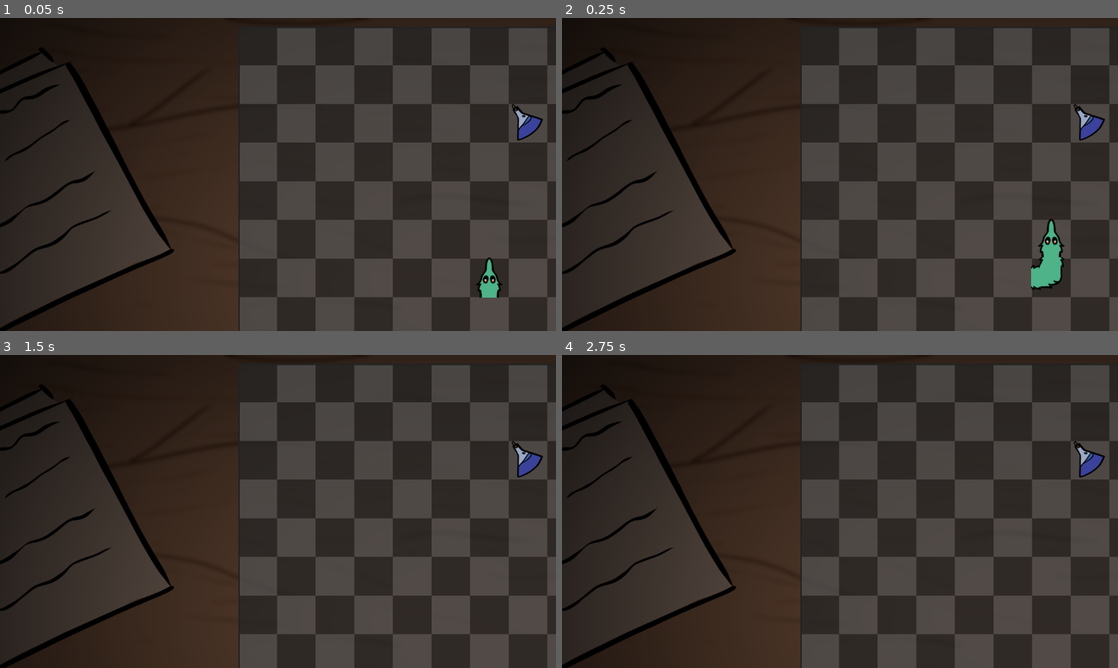
Above: before the commit, frames 1-4 (two rows, left to right).
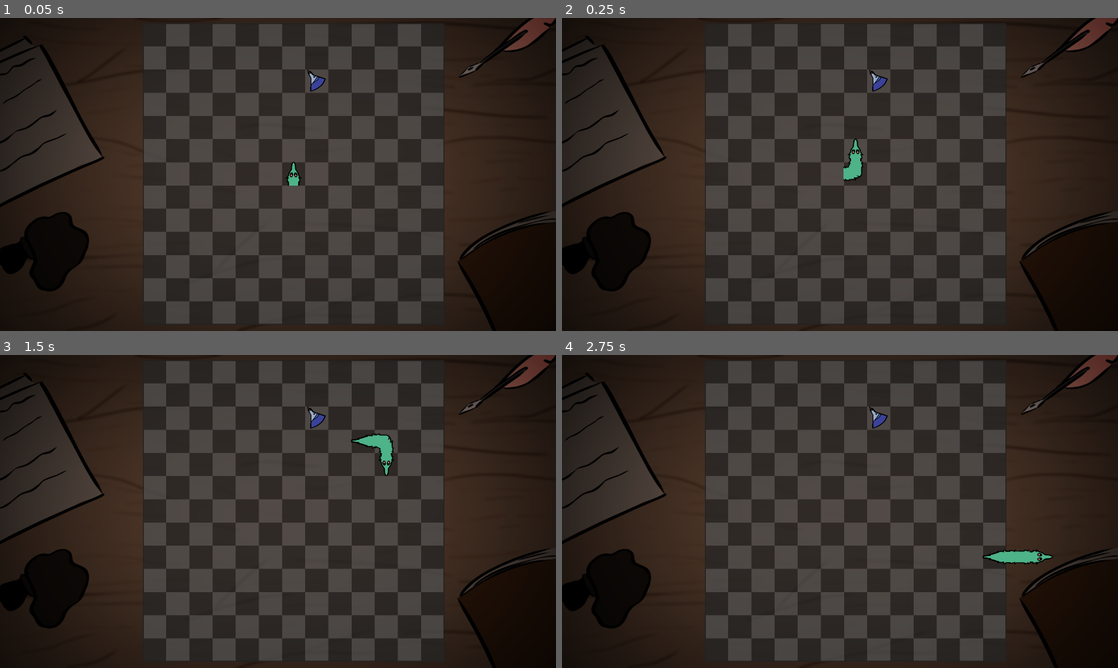
Above: after the commit, the same moments.

Repository: chunkyfred/GGJ-2024-2D
Game: Godot game, scene res://common/scenes/main.tscn
Two runs of this game, one before a commit and one after it. Both use one fixed random seed, a clock stepped at 60 frames per second and the inputs below. Before the commit the project has no main scene; this scene is started directly in both runs.
Inputs:
- Up to frame 1 (0.05 s): no input
- Up to frame 2 (0.25 s): no input
- Up to frame 3 (1.5 s): hold D (move_right) 0.53-1.28 s; tap Space (Continue) at 0.6, 1.35 s; hold S (move_down) from 1.28 s (still down)
- Up to frame 4 (2.75 s): release S (move_down) at 2.03 s; hold D (move_right) from 2.03 s (still down); tap Space (Continue) at 2.1 s

The runs differ from the first frame. In frame 1, 44% of the frame differs, in the area x 0-100%, y 0-100%; in frame 2, 44%; in frame 3, 44%; in frame 4, 44%.

Commit message:
cut bling
bedazzle you life with cut bling!

Diff:
--- a/common/player/Worm_Head.gd
+++ b/common/player/Worm_Head.gd
@@ -1,6 +1,41 @@
 extends Area2D
 
 var rand = RandomNumberGenerator.new()
+
+signal cutscene_trigger_a;
+signal cutscene_trigger_b;
+signal cutscene_trigger_c;
+
+signal ded;
+
+var played_a = false;
+var played_b = false;
+
+func get_current_cutscene():
+	if !played_a:
+		cutscene_trigger_a.emit()
+		return;
+	elif !played_b:
+		cutscene_trigger_b.emit();
+	else: cutscene_trigger_c.emit();
+
+
+func reset_worm():
+	var bodies = get_tree().get_nodes_in_group("body")
+	for body in bodies:
+		body.queue_free();
+	worm_size = 2;
+	apply_rot(0);
+	move_dir = up;
+	position = Vector2(1014, 537);
+
+
+func trigger_cutscene():
+	if worm_size >= 8:
+		get_current_cutscene();
+		reset_worm();
+
+
 
 # Body variables.
 const pre_worm_body = preload("res://common/player/worm_body.tscn");
@@ -15,8 +50,6 @@
 
 # Worm variables.
 var worm_size: int = 2;
-var screen_size;
-var increase_size: bool = false;
 
 # Tick variables.
 var last_dir: Vector2;
@@ -43,10 +76,9 @@
 
 # Called when the node enters the scene tree for the first time.
 func _ready():
+	build_worm();
 	move_dir = none;
 	scale = Vector2(0.85, 0.85);
-	screen_size = get_viewport_rect().size;
-	build_worm();
 
 # Called every frame. 'delta' is the elapsed time since the previous frame.
 func _process(delta):
@@ -116,7 +148,7 @@
 
 func rotate_corner(body: Area2D):
 	if is_clockwise(): body.set_rotation_degrees(rot);
-	else: body.set_rotation_degrees(rot - 90)
+	else: body.set_rotation_degrees(rot - 90);
 
 
 # Spawns a new body segment with specified perameters.
@@ -144,21 +176,16 @@
 func update_body():
 	var bodies = get_tree().get_nodes_in_group("body");
 	for body in bodies:
-
-		if increase_size:
-			body.timer += 1;
-			increase_size = false;
-
 		var sprite = body.get_child(0);
-		#if lose_state(): body.despawn_body();
 		if body.timer == 0: body.despawn_body();
 		body.update_texture(sprite, body);
 		body.timer -= 1;
 
 
-func lose_state():
+func game_over():
 	tickerRef._set_tick_speed(9999999);
-	#self.queue_free();
+	ded.emit();
+
 
 
 # Sets the rotation of the sprite.
@@ -195,6 +222,8 @@
 
 # Run these functions every game tick.
 func _on_tick():
+	trigger_cutscene();
+
 	for dir in list:
 		if is_opposite(dir, last_dir): pass;
 		else:
@@ -232,20 +261,25 @@
 		new_probe.queue_free();
 
 
+
 func _on_area_entered(area):
-	if area.get_collision_layer() == 8: lose_state();
+	if area.get_collision_layer() == 8: game_over();
 	if area.get_collision_layer() == 2:
 		if area.timer == worm_size - 1: return;
-		lose_state();
+		game_over();
+
 	elif area.get_collision_layer() == 4:
+		var bodies = get_tree().get_nodes_in_group("body");
+		for body in bodies:
+			body.increase_size(1);
 		area.queue_free();
 		worm_size += 1;
-		increase_size = true;
+
 		#try_spawn();
 		item = pre_item.instantiate();
 		get_tree().get_root().get_node("Main").add_child.call_deferred(item);
-
 		var sprite = item.get_child(0);
+
 		item.position = Vector2(534, 58) + offset;
 		item.set_scale(Vector2(0.5, 0.5));
 		item.set_collision_layer(4);
--- a/project.godot
+++ b/project.godot
@@ -11,12 +11,16 @@
 [application]
 
 config/name="WormsAndWizards"
+run/main_scene="res://common/scenes/main.tscn"
 config/features=PackedStringArray("4.2", "GL Compatibility")
 config/icon="res://icon.svg"
 
 [display]
 
+window/size/viewport_width=960
+window/size/viewport_height=540
 window/stretch/mode="viewport"
+window/stretch/scale=0.5
 
 [input]
 
